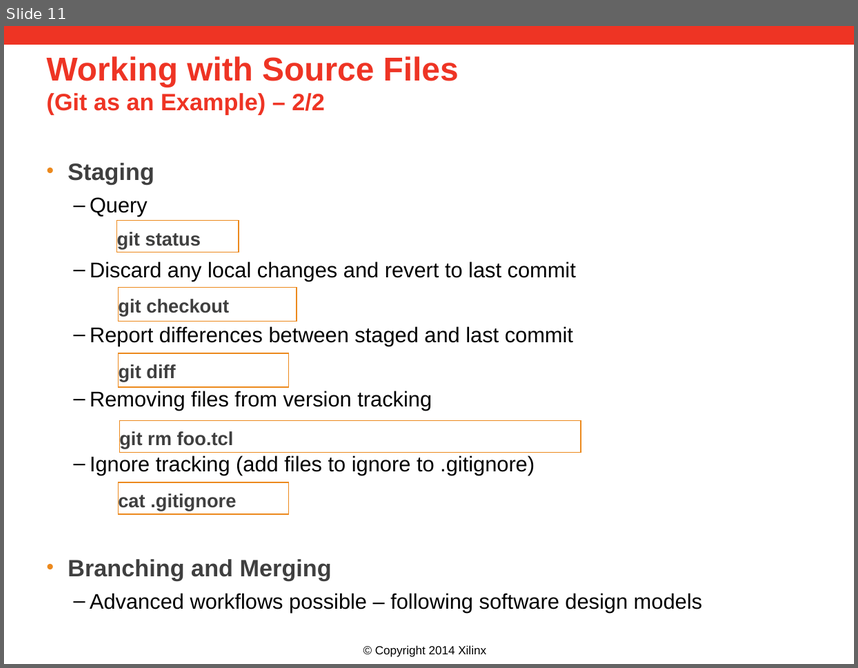
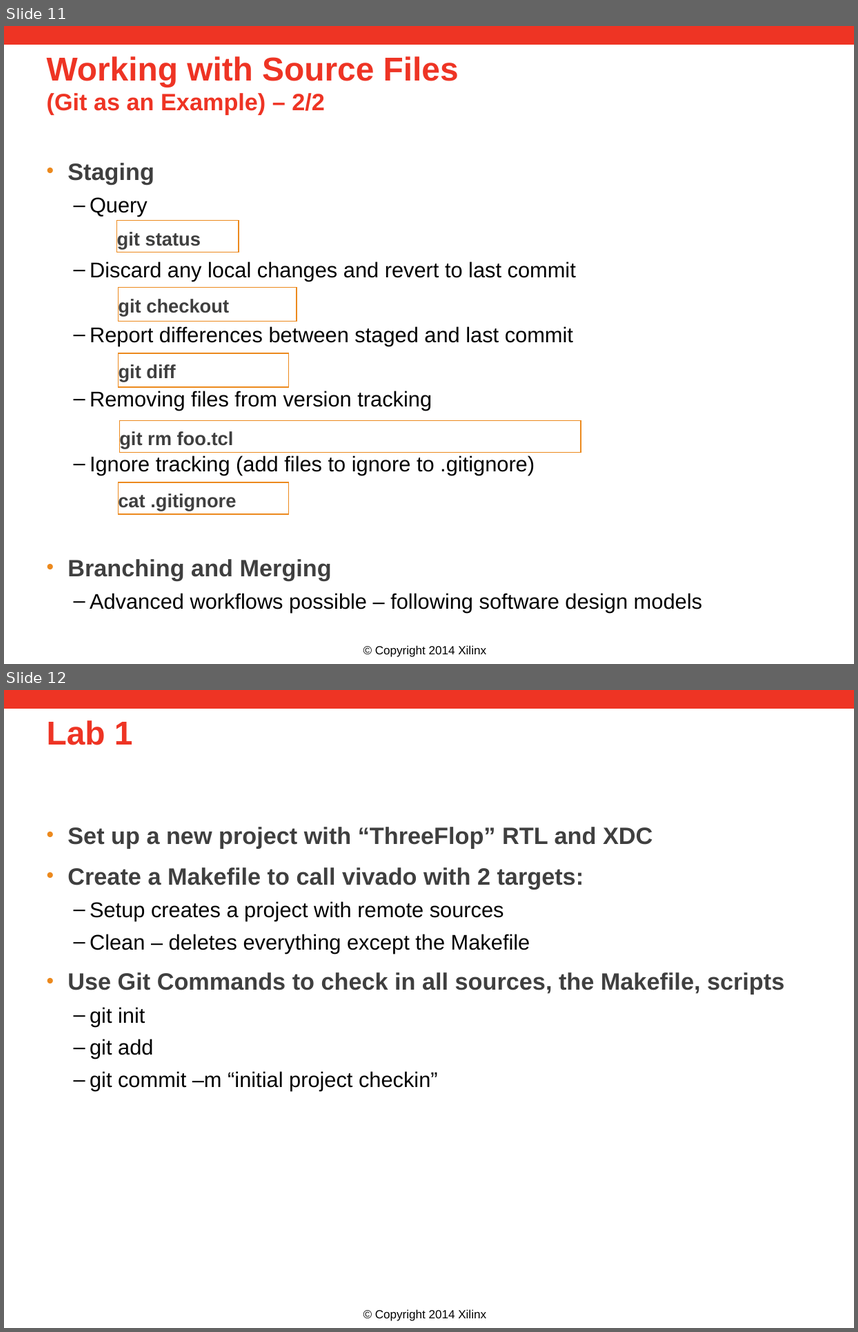
Before and after one commit to Xilinx/revCtrl, a slide deck: doc/versionControl.pptx. Shown one above the other, each under a label of ours: slide 11 before the commit, slides 11 and 12 after it. The pictures are 858x668 and 858x1332 pixels, drawn with LibreOffice and Linux fonts; fonts in the diff are those of the drawing; background and template pictures are left out. Boxes give left, top, right and bottom in pixels: in the first picture for what was removed or moved away, otherwise in the second. Text is boxed around its words. In the diff, an @@ line names an element or a change of style, - is before the commit and + after.

```diff
--- a/doc/versionControl.pptx
+++ b/doc/versionControl.pptx
@@ slide 12 added at <box>4,690,854,1328</box>, background #FFFFFF; not listed: 2 template elements that a slide beside it also shows @@
@@ title added at <box>47,720,133,745</box>, 28 pt, text #EE3424, bold @@
+Lab 1
@@ text added at <box>67,827,784,1091</box>, 20 pt, text #3F3F3F, bold @@
+• Set up a new project with “ThreeFlop” RTL and XDC
+• Create a Makefile to call vivado with 2 targets:
+  – Setup creates a project with remote sources
+  – Clean – deletes everything except the Makefile
+• Use Git Commands to check in all sources, the Makefile, scripts
+  – git init
+  – git add
+  – git commit –m “initial project checkin”
```
Also in this commit, not shown: 2 other slides added, 2 other files.
